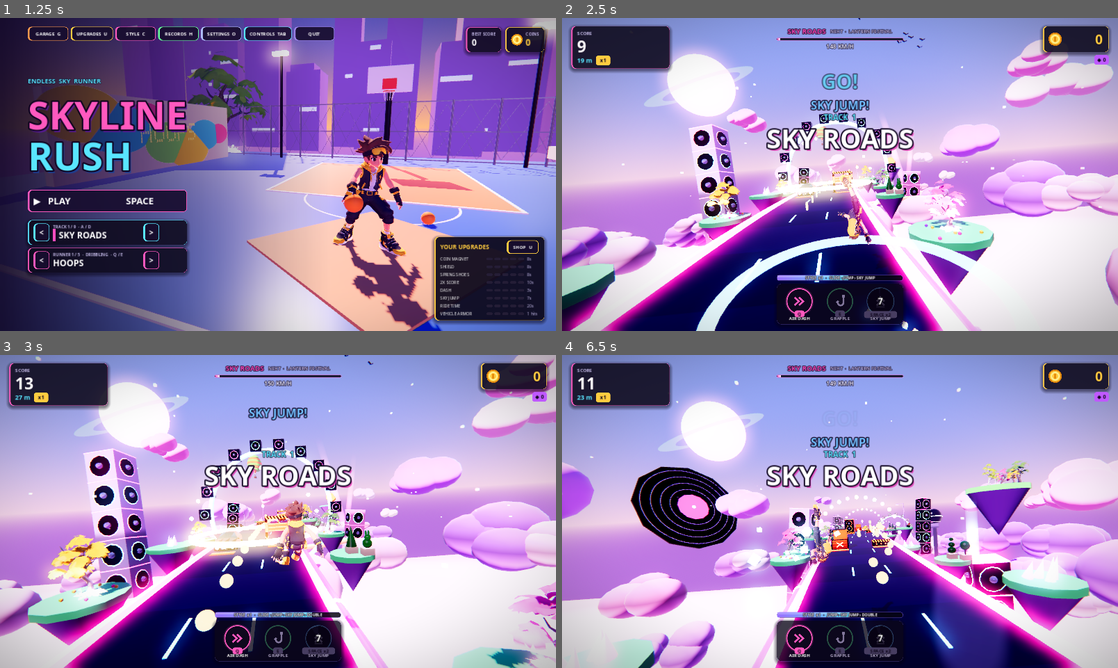
Above: before the commit, frames 1-4 (two rows, left to right).
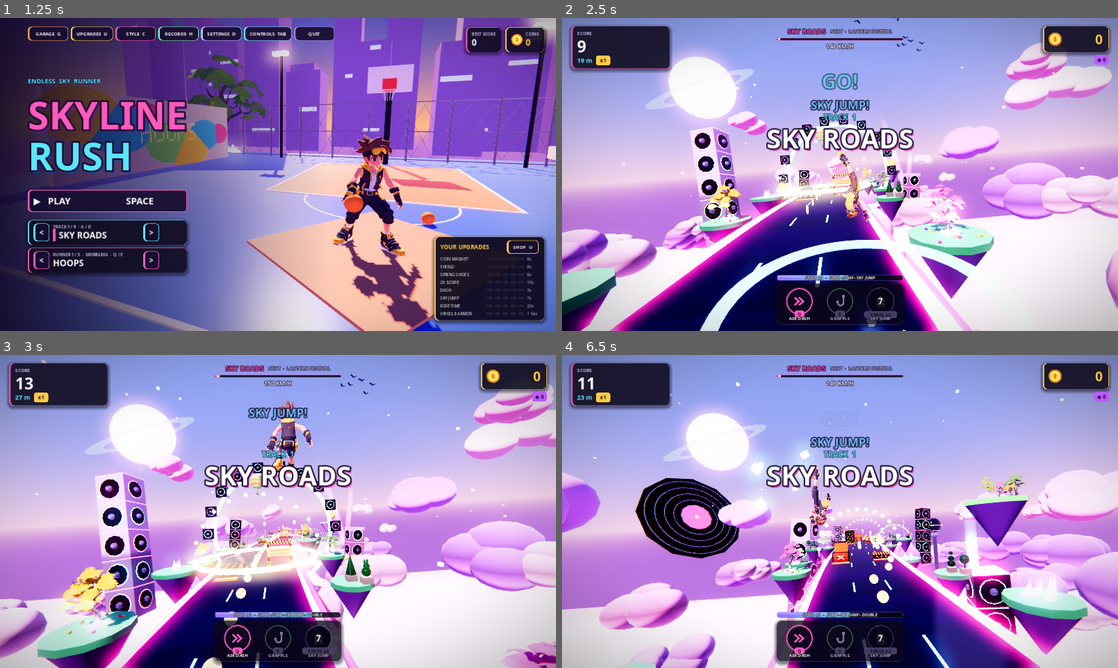
Above: after the commit, the same moments.

Repository: gaddixegaming-ux/SkylinRush
Game: Godot game, scene res://main.tscn
The game is run twice, just before and just after one commit, with the same random seed, the same clock (stepped at 60 frames per second) and the same inputs.
Inputs (mouse positions are in pixels of both pictures, inside the frame that each line leads up to):
- Up to frame 1 (1.25 s): click "▶ PLAY SPACE" at 0.5 s
- Up to frame 2 (2.5 s): click "▶ PLAY SPACE" at 1.25 s; tap Enter (confirm) at 2 s; move the mouse to (962, 158) at 2.02 s; hold D (right) from 2.03 s (still down); hold S (slide) from 2.03 s (still down); click (962, 158) at 2.17 s; tap W (jump) at 2.27, 2.3 s
- Up to frame 3 (3 s): tap W (jump) at 2.57 s; release D (right) at 2.75 s; release S (slide) at 2.75 s; drag from (166, 527) to (250, 574) at 2.77 s
- Up to frame 4 (6.5 s): move the mouse to (895, 442) at 3.52 s; hold D (right) 3.53-4.25 s; hold Q (ab_dash) 3.53-4.25 s; tap W (jump) at 3.8, 6.02, 6.05, 6.32 s; drag from (812, 574) to (673, 464) at 4.27 s; click "RUN AGAIN SPACE" at 5 s; move the mouse to (1006, 558) at 5.77 s; hold A (left) from 5.78 s (still down); hold Enter (confirm) from 5.78 s (still down)

Frame 1 is identical in both runs. In frame 2, 17% of the frame differs, in the area x 0-100%, y 0-100%; in frame 3, 44%; in frame 4, 35%.

Commit message:
v12: playtest fixes - fairer jumps and hitboxes, remove blackout + random enemy spawns, unblock rail/tunnel views, MS Store packaging
- jump: a tapped/swiped jump rises >= 0.18 s (~2.3 m), gentler early-release
  cut, slower fall (touch swipes no longer produce 1 m hops that clip barriers)
- hitboxes: jump barriers / spikes deadly only below top-0.3 m and 0.2 m
  shallower; slide bars start 0.2 m higher
- removed the BLACKOUT event and the solo drone / blocker spawns (drones
  only in the DRONE HUNT event)
- grind rail: GRIND marking painted on the road (the overhead sign blocked
  the view while grinding), less bloom
- warp tunnel: removed the floating entrance sign (walkable roof)
- tools/playtest.gd: bot plays every track with deaths on and traces them
- tools/make_msix.py: Microsoft Store .msix packager; exe icon + version info

Co-Authored-By: Claude Opus 5.5 <noreply@anthropic.com>
Claude-Session: https://claude.ai/code/session_01RG8yggh11HgPDzn9FhfbN7

Diff:
--- a/skyline_rush/scripts/events.gd
+++ b/skyline_rush/scripts/events.gd
@@ -1,7 +1,6 @@
 extends RefCounted
 ## Random events: every minute or so something unusual happens for a while.
 ##   BUS RUSH      - waves of oncoming buses, always one lane free
-##   BLACKOUT      - the city goes dark; only warning lights and your torch
 ##   DRONE HUNT    - bomber + hunter drones go after you
 ##   OVERDRIVE     - everything speeds up, score and coins x2
 ##   GRAVITY SHIFT - low gravity: floaty, huge jumps
@@ -9,7 +8,6 @@
 
 const EVENTS := {
 	"bus_rush": {"name": "BUS RUSH", "sub": "ONE LANE STAYS FREE  ·  FIND IT", "dur": 14.0, "col": Color(1.0, 0.75, 0.2)},
-	"blackout": {"name": "BLACKOUT", "sub": "FOLLOW THE WARNING LIGHTS", "dur": 16.0, "col": Color(0.55, 0.6, 1.0)},
 	"drone_hunt": {"name": "DRONE HUNT", "sub": "BOMBERS + HUNTERS INCOMING", "dur": 18.0, "col": Color(1.0, 0.3, 0.25)},
 	"overdrive": {"name": "OVERDRIVE", "sub": "SPEED UP  ·  SCORE + COINS x2", "dur": 20.0, "col": Color(1.0, 0.4, 0.9)},
 	"gravity": {"name": "GRAVITY SHIFT", "sub": "LOW GRAVITY  ·  FLY HIGH", "dur": 15.0, "col": Color(0.45, 1.0, 0.8)},
--- a/skyline_rush/scripts/main.gd
+++ b/skyline_rush/scripts/main.gd
@@ -176,7 +176,6 @@
 var route := ""           # "high" / "under" while on a branch route
 var head_start := 0.0     # metres of HEAD START boost left
 var mission_t := 0.0
-var enemy_t := 30.0
 var is_mobile := false
 var perf_t := 0.0
 var perf_frames := 0
@@ -962,7 +961,6 @@
 	style.window = prog.frag_value("style_keep")
 	events.reset()
 	enemies.clear()
-	enemy_t = randf_range(25.0, 40.0)
 	run_frags = 0
 	run_keys = 0
 	run_artifacts.clear()
@@ -1207,7 +1205,6 @@
 	style.tick(delta)
 	events.tick(delta)
 	enemies.tick(delta, dz)
-	_tick_enemy_spawns(delta)
 	if head_start > 0.0:
 		head_start -= dz
 		grace = maxf(grace, 0.3)
@@ -1500,7 +1497,18 @@
 			if not obj.get_meta("passed", false) and wb.position.z > 0.6:
 				obj.set_meta("passed", true)
 				_check_close_call(obj)
-			if wb.intersects(pbox):
+			# forgiving hitboxes: low barriers / spikes only count below their top
+			# 0.3 m and are a bit shallower; overhead bars start 0.2 m higher
+			var hb := wb
+			if kind in ["jump", "pop_spikes"]:
+				hb.size.y = maxf(0.1, hb.size.y - 0.3)
+				if hb.size.z > 0.3:
+					hb.position.z += 0.1
+					hb.size.z -= 0.2
+			elif kind == "slide":
+				hb.position.y += 0.2
+				hb.size.y = maxf(0.1, hb.size.y - 0.2)
+			if hb.intersects(pbox):
 				var on_top: bool = kind in WorldScript.SOLID and player.position.y >= wb.end.y - 0.45
 				if not on_top and kind == "rail":
 					# grind rails never kill: running into one hops you up onto it
@@ -2561,26 +2569,6 @@
 	hud.popup("%s SURVIVED!  +%d  ·  +25 COINS" % [nm, pts], GREEN, 40)
 	audio.play("ready", 1.1)
 	_mission("event", 1)
-
-
-## Enemies also turn up outside the random events.
-func _tick_enemy_spawns(delta: float) -> void:
-	enemy_t -= delta
-	if enemy_t > 0.0 or events.current != "" or enemies.any_active() or distance < 250.0:
-		return
-	enemy_t = randf_range(22.0, 38.0)
-	match randi() % 3:
-		0:
-			enemies.add_blocker()
-			hud.popup("BLOCKER AHEAD!", Color(1.0, 0.5, 0.2), 38)
-		1:
-			enemies.add_bomber()
-			enemies.solo_t = 12.0
-			hud.popup("BOMBER DRONE!", Color(1.0, 0.3, 0.25), 38)
-		2:
-			enemies.add_hunter()
-			enemies.solo_t = 12.0
-			hud.popup("HUNTER DRONE!", Color(1.0, 0.3, 0.25), 38)
 
 
 func _mission(stat: String, v: int, per_run := false) -> void:
--- a/skyline_rush/scripts/player.gd
+++ b/skyline_rush/scripts/player.gd
@@ -15,8 +15,9 @@
 
 const LANE_WIDTH := 2.5
 const GRAVITY := 52.0
-const FALL_MULT := 1.45
-const JUMP_CUT_MULT := 2.2
+const FALL_MULT := 1.25
+const JUMP_CUT_MULT := 1.6
+const MIN_JUMP_T := 0.18    # a tapped / swiped jump always rises this long (~2.3 m hop)
 const JUMP_VELOCITY := 16.0
 const DOUBLE_JUMP_VELOCITY := 14.5
 const DASH_JUMP_VELOCITY := 19.0
@@ -48,6 +49,7 @@
 var coyote_t := 0.0
 var buffer_t := 0.0
 var jump_held := false
+var jump_t := 0.0          # time since the last jump started
 var can_double := true
 var slam_pending := false
 var slamming := false
@@ -564,6 +566,7 @@
 
 
 func _do_jump(kind: String) -> void:
+	jump_t = 0.0
 	slide_timer = 0.0
 	buffer_t = 0.0
 	coyote_t = 0.0
@@ -598,6 +601,7 @@
 # ============================================================ update
 func tick(delta: float, speed: float, running: bool) -> void:
 	lane_change_time += delta
+	jump_t += delta
 	orbit_root.rotate_y(delta * 3.0)
 	if dead:
 		vy -= GRAVITY * delta
@@ -687,7 +691,7 @@
 			var g := GRAVITY * grav_mult
 			if vy < 0.0:
 				g *= FALL_MULT
-			elif not jump_held:
+			elif not jump_held and jump_t > MIN_JUMP_T:
 				g *= JUMP_CUT_MULT
 			vy -= g * delta
 			var prev_y := position.y
--- a/skyline_rush/scripts/world.gd
+++ b/skyline_rush/scripts/world.gd
@@ -1358,9 +1358,6 @@
 	q.extra_cull_margin = 60.0
 	q.cast_shadow = GeometryInstance3D.SHADOW_CASTING_SETTING_OFF
 	n.add_child(q)
-	# sign post: floating accent sign above the entrance
-	_box(n, Vector3(2.2, 0.8, 0.2), Vector3(0, 3.4, 0.2), mat(Color(0.1, 0.08, 0.14), a, 0.5), false)
-	_box(n, Vector3(2.0, 0.55, 0.05), Vector3(0, 3.4, 0.32), mat(a, a, 3.0, 0.4, 0, 0, 1.0), false)
 	for i in 3:
 		var c1 := _box(n, Vector3(0.9, 0.04, 0.22), Vector3(-0.32, 0.03, 7.0 - i * 2.0), mat(a, a, 3.0, 0.4, 0, 0, 1.5), false)
 		c1.rotation.y = -0.6
@@ -1467,11 +1464,11 @@
 	# metal grind rail: jump on and grind (sparks + bonus on a skateboard)
 	# (running into it hops you on - it never kills - and it is painted to be
 	# seen from far: glowing orange pipe, striped posts, lit lane under it,
-	# a ramp + GRIND sign at the start)
+	# a ramp + GRIND marking at the start)
 	var n := _obj("rail", lane, z, 11.5)
 	n.set_meta("box", AABB(Vector3(-0.3, 0.0, -10.0), Vector3(0.6, 1.0, 20.0)))
 	var orange := Color(1.0, 0.55, 0.1)
-	var pipe_m := mat(Color(1.0, 0.45, 0.05), orange, 0.5, 0.5, 0.0, 0.3, 0.0, Color(1, 0.9, 0.6))
+	var pipe_m := mat(Color(1.0, 0.45, 0.05), orange, 0.25, 0.5, 0.0, 0.3, 0.0, Color(1, 0.9, 0.6))
 	var post_y := mat(Color(1.0, 0.85, 0.15), Color(1.0, 0.7, 0.1), 0.2, 0.5, 0.2)
 	var post_k := mat(Color(0.08, 0.08, 0.1), Color.BLACK, 0.0, 0.6, 0.2)
 	for k in 5:
@@ -1488,10 +1485,9 @@
 	for k in 4:
 		var rp := _box(n, Vector3(0.9, 0.08, 0.55), Vector3(0, 0.12 + k * 0.25, 11.9 - k * 0.52), mat(Color(0.62, 0.42, 0.04) if k % 2 == 0 else Color(0.08, 0.08, 0.1), Color.BLACK, 0.0, 0.95, 0.0, 0.0), false)
 		rp.rotation.x = 0.46
-	_box(n, Vector3(1.4, 0.5, 0.08), Vector3(0, 2.0, 10.2), mat(Color(0.1, 0.08, 0.12), orange, 0.4), false)
-	themes.text(n, "GRIND", Vector3(0, 2.0, 10.26), 0.022, Color(1.0, 0.85, 0.3), 2.5)
-	for sd in [-1.0, 1.0]:
-		_box(n, Vector3(0.06, 1.8, 0.06), Vector3(sd * 0.6, 0.9, 10.2), post_k, false)
+	# "GRIND" painted flat on the road before the ramp (nothing overhead that
+	# could block the view while you ride the rail)
+	themes.text(n, "GRIND", Vector3(0, 0.04, 14.2), 0.012, Color(1.0, 0.8, 0.25), 1.2, Vector3(-PI / 2, 0, 0))
 
 
 func _spawn_kicker(lane: int, z: float) -> void:
--- /dev/null
+++ b/skyline_rush/tools/playtest.gd
@@ -0,0 +1,185 @@
+extends SceneTree
+## Dev tool: a bot plays every track for real (deaths on) and reports what
+## went wrong: every death with the objects around the runner, falls through
+## the floor, runners stuck between lanes, bad numbers.
+##   godot --headless -s res://tools/playtest.gd -- [seconds_per_track] [track...]
+##   (under xvfb it also saves a screenshot per death to res://tools/shots)
+
+var main
+var shots := false
+var near_prev: Array = []
+var deaths := 0
+var issues := 0
+var trace: Array = []      # last frames before a death: what the bot saw and did
+var act := ""
+
+
+func _initialize() -> void:
+	shots = DisplayServer.get_name() != "headless"
+	DirAccess.make_dir_recursive_absolute("res://tools/shots")
+	main = (load("res://main.tscn") as PackedScene).instantiate()
+	get_root().add_child(main)
+	await _wait(2.0)
+	if is_instance_valid(main.splash):
+		main._end_splash()
+	var a := OS.get_cmdline_user_args()
+	var secs := 60.0
+	var tracks: Array = range(9)
+	if a.size() > 0 and a[0].is_valid_float():
+		secs = float(a[0])
+	if a.size() > 1:
+		tracks = []
+		for i in range(1, a.size()):
+			tracks.append(int(a[i]))
+	for t in tracks:
+		await _play(t, secs)
+	print("PLAYTEST DONE  deaths=%d  issues=%d" % [deaths, issues])
+	quit()
+
+
+func _issue(msg: String) -> void:
+	issues += 1
+	print("  ISSUE: ", msg)
+
+
+func _play(track: int, secs: float) -> void:
+	seed(1000 + track)
+	main.start_zone = track
+	main._start_game()
+	var el := 0.0
+	var stuck_t := 0.0
+	var runs := 1
+	var dist_total := 0.0
+	var last_dist := 0.0
+	while el < secs:
+		_bot()
+		await process_frame
+		var d := minf(main.get_process_delta_time(), 0.05)
+		el += d
+		var p = main.player
+		# ---- sanity checks
+		if is_nan(p.position.x) or is_nan(p.position.y) or is_nan(main.distance):
+			_issue("NaN in player / distance")
+		if main.state == main.State.PLAYING:
+			if p.grounded and not p.is_grappling() and p.wall_side == 0 and not p.is_tricking() \
+					and absf(p.position.x - p.lane * 2.5) > 0.3 and absf(p.x_vel) < 0.2:
+				stuck_t += d
+				if stuck_t > 1.0:
+					_issue("track %d: runner stuck between lanes at x=%.2f lane=%d" % [track, p.position.x, p.lane])
+					stuck_t = -999.0
+			else:
+				stuck_t = maxf(stuck_t, 0.0)
+			if p.position.y > 40.0:
+				_issue("track %d: runner flew to y=%.1f" % [track, p.position.y])
+		# remember what was around the runner, for the death report
+		if main.state == main.State.PLAYING:
+			near_prev = []
+			for o in main.world.objects.get_children():
+				if absf(o.position.z) < 6.0 and o.has_meta("box"):
+					var b: AABB = o.get_meta("box")
+					near_prev.append("%s lane=%d z=%.1f top=%.1f" % [o.get_meta("kind"), roundi(o.position.x / 2.5), o.position.z, o.position.y + b.end.y])
+				elif absf(o.position.z) < 6.0:
+					near_prev.append("%s lane=%d z=%.1f" % [o.get_meta("kind"), roundi(o.position.x / 2.5), o.position.z])
+		if main.state == main.State.PLAYING:
+			var nz := 99.0
+			for o in main.world.objects.get_children():
+				if o.get_meta("kind") == "jump" and roundi(o.position.x / 2.5) == p.lane and o.position.z < 1.0 and -o.position.z < nz:
+					nz = -o.position.z
+			trace.append("t=%.2f lane=%d x=%.2f y=%.2f vy=%.1f gr=%s jumpbar=%.1f act=%s spd=%.0f" % [el, p.lane, p.position.x, p.position.y, p.vy, p.grounded, nz, act, main.speed])
+			if trace.size() > 14:
+				trace.pop_front()
+			act = ""
+		if main.state == main.State.DEAD:
+			deaths += 1
+			for tr in trace:
+				print("      trace: ", tr)
+			trace.clear()
+			print("  DEATH track %d run %d at %dm: '%s'  lane=%d y=%.2f grounded=%s sliding=%s veh=%s zone=%d" % [
+				track, runs, int(main.distance), main.death_title, p.lane, p.position.y, p.grounded, p.is_sliding(), p.vehicle, main.zone_idx])
+			for s in near_prev:
+				print("      near: ", s)
+			if shots:
+				await RenderingServer.frame_post_draw
+				get_root().get_texture().get_image().save_png("res://tools/shots/death_t%d_%d.png" % [track, runs])
+			dist_total += main.distance
+			await _wait(0.6)
+			runs += 1
+			main.start_zone = track
+			main._start_game()
+		last_dist = main.distance
+	dist_total += last_dist
+	print("track %d: %d runs, %.0f m total, %.0f m per run, zone now %d" % [track, runs, dist_total, dist_total / runs, main.zone_idx])
+
+
+## Plays like a careful human: stays in the lane whose next hard obstacle is
+## farthest away, jumps / slides the soft ones, jumps holes.
+func _bot() -> void:
+	if main.state != main.State.PLAYING:
+		return
+	var p = main.player
+	var hard := {-1: 999.0, 0: 999.0, 1: 999.0}
+	var need := ""
+	for o in main.world.objects.get_children():
+		var k: String = o.get_meta("kind")
+		var z: float = o.position.z
+		if z > 1.5 or z < -45.0:
+			continue
+		var lane := clampi(roundi(o.position.x / 2.5), -1, 1)
+		var ahead := -z
+		match k:
+			"jump", "pop_spikes":
+				if lane == p.lane and ahead < 7.0 and ahead > 1.0:
+					need = "jump"
+			"slide":
+				if lane == p.lane and ahead < 7.0 and ahead > 0.5:
+					need = "slide"
+			"car", "speaker", "crate", "drone", "pop_wall", "drop", "bus":
+				if o.has_meta("box"):
+					var b: AABB = o.get_meta("box")
+					var front := -(z + b.end.z)
+					if front < hard[lane] and z + b.position.z < 1.0:
+						hard[lane] = maxf(front, 0.0)
+	for h in main.world.holes:
+		if not is_instance_valid(h):
+			continue
+		if -h.position.z < 5.0 and -h.position.z > 0.5:
+			need = "jump"
+		# over a long gap and coming down: double jump
+		var far_edge: float = h.position.z - float(h.get_meta("len", 8.0))
+		if h.position.z > 0.0 and far_edge < -1.0 and not p.grounded and p.vy < 0.0 and p.can_double:
+			p.press_jump()
+			p.release_jump()
+	# hunter drone laser locked on our lane: treat the lane as blocked
+	for hh in main.enemies.hunters:
+		if hh[1] == "lock":
+			hard[hh[3]] = 0.0
+	# head for the lane whose next hard obstacle is farthest away (one step
+	# at a time, through the middle lane if it isn't blocked right now)
+	var target: int = p.lane
+	for l in [-1, 0, 1]:
+		if hard[l] > hard[target] + 3.0:
+			target = l
+	var best: int = p.lane
+	if target != p.lane:
+		var step: int = p.lane + signi(target - p.lane)
+		if hard[step] > 2.0:
+			best = step
+	if best != p.lane:
+		main._on_dir(signi(best - p.lane))
+		act = "move%d" % signi(best - p.lane)
+	elif need == "jump" and p.grounded:
+		p.press_jump()
+		p.release_jump()
+		act = "JUMP"
+	elif need == "slide" and p.grounded:
+		main._on_slide()
+		act = "slide"
+	elif need != "":
+		act = "want_" + need
+
+
+func _wait(s: float) -> void:
+	var t := 0.0
+	while t < s:
+		await process_frame
+		t += minf(main.get_process_delta_time(), 0.05)
Not shown, changed: skyline_rush/export_presets.cfg
Binary file added: skyline_rush/icon.ico
Not shown, changed: skyline_rush/README.md
Not shown, added: skyline_rush/tools/make_msix.py
